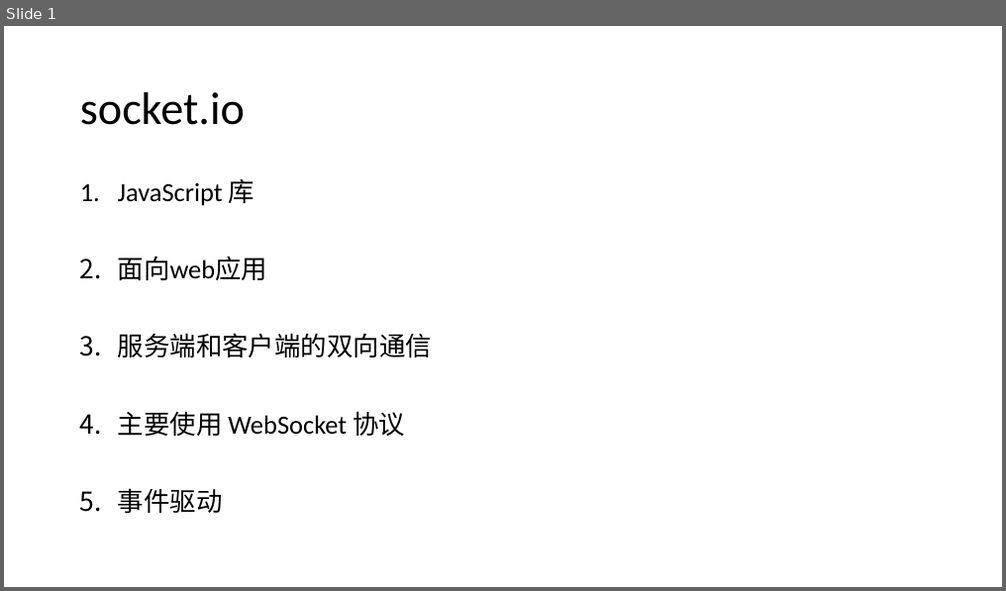
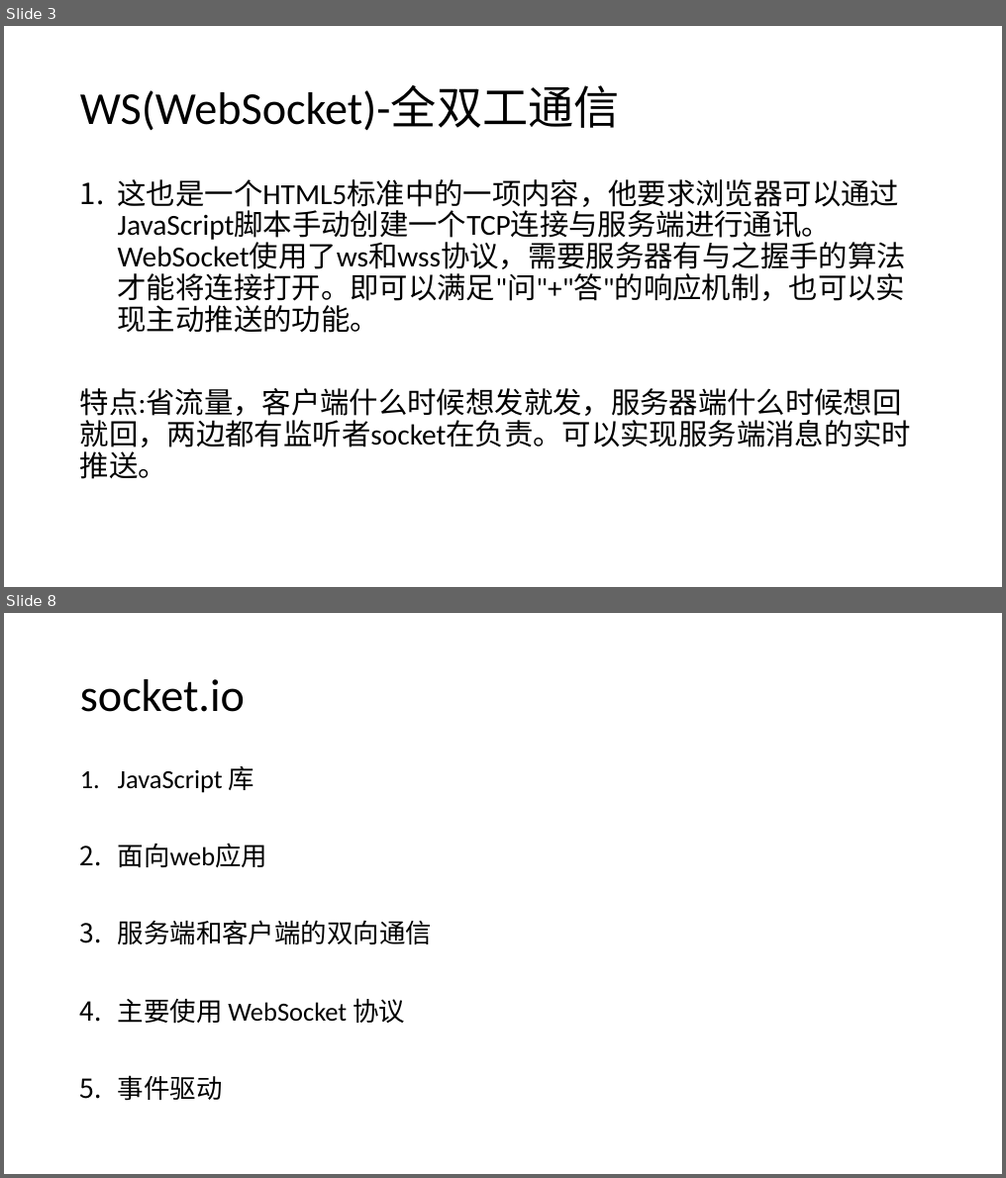
Before and after one commit to admiral20/socket.io, a slide deck: webSocket && socket.io.pptx. Shown one above the other, each under a label of ours: slide 1 before the commit, slides 3 and 8 after it; the slides between them are not shown. The pictures are 1006x591 and 1006x1178 pixels, drawn with LibreOffice and Linux fonts; fonts in the diff are those of the drawing. Boxes give left, top, right and bottom in pixels: in the first picture for what was removed or moved away, otherwise in the second. Text is boxed around its words. In the diff, an @@ line names an element or a change of style, - is before the commit and + after.

```diff
--- a/webSocket && socket.io.pptx
+++ b/webSocket && socket.io.pptx
@@ slide 3 added at [4,26,1002,587], background #FFFFFF @@
@@ title added at [80,86,620,131], 44 pt, text #000000 @@
+WS(WebSocket)-全双工通信
@@ text added at [80,179,911,479], 28 pt, text #000000 @@
+1. 这也是一个HTML5标准中的一项内容，他要求浏览器可以通过JavaScript脚本手动创建一个TCP连接与服务端进行通讯。WebSocket使用了ws和wss协议，需要服务器有与之握手的算法才能将连接打开。即可以满足"问"+"答"的响应机制，也可以实现主动推送的功能。
+特点:省流量，客户端什么时候想发就发，服务器端什么时候想回就回，两边都有监听者socket在负责。可以实现服务端消息的实时推送。
@@ what was slide 1 is now slide 8 @@
```
Also in this commit, not shown: 6 other slides added.
